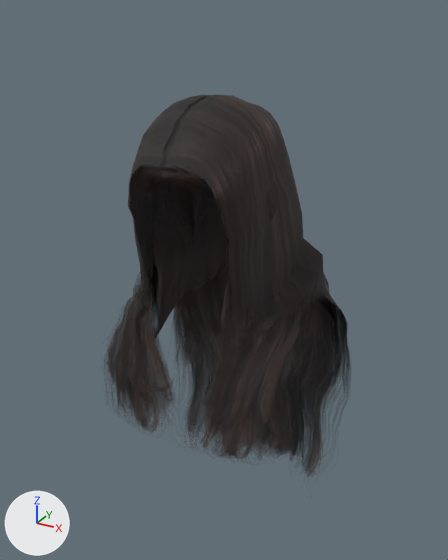
The glTF model app/assets/humans/male/punkduck_alpha7_long.glb: old version first, new version second.
Camera for both pictures: a 50 mm camera at (0.394, -0.74, 1.847) aimed at (-0.011, -0.003, 1.479). The axes (+X, +Y, +Z) are drawn at lower left. The lights are the same throughout. The picture after the commit comes second. Vertices at exactly the same position are counted once.

The scene before the commit, as lines of its bpy script (objects in view):
```python
me_long_alpha7 = bpy.data.meshes.new('long_alpha7')
me_long_alpha7.from_pydata(...)  # 2258 vertices, 3888 faces; spans x -0.184..0.184, y -0.207..0.153, z 1.012..1.751
me_long_alpha7.materials.append(mat_human_punkduck_alpha7_long)  # picture img_long_alpha7
ob_part_punkduck_alpha7_long = bpy.data.objects.new('part_punkduck_alpha7_long', me_long_alpha7)
ob_part_punkduck_alpha7_long.location = (0.0, 0.0, 0.0)
```
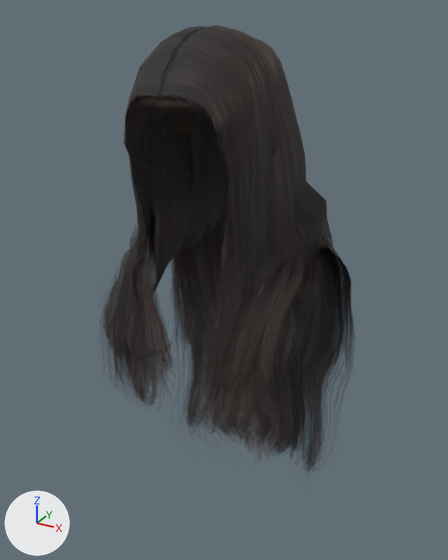
The newer file adds a shape key; the second version is drawn at full value of the shape key 'torso_long' of 'part_punkduck_alpha7_long', and the change is written as the vertex moves it makes.

What the commit changed:
me_long_alpha7 is used by ob_part_punkduck_alpha7_long; location (0.0, 0.0, 0.0).
me_long_alpha7 had 2258 vertices, 3888 faces and spanned x -0.184..0.184, y -0.207..0.153, z 1.012..1.751.
me_long_alpha7 now has 2258 vertices, 3888 faces and spans x -0.184..0.184, y -0.207..0.153, z 1.007..1.829.
me_long_alpha7 part 1: the loose piece of 308 vertices spanning x -0.08..0.08, y -0.173..0.044, z 1.528..1.743 is moved by (0.0, 0.0, 0.078).
me_long_alpha7 part 2: 1842 of 2258 vertices moved; they spanned x -0.184..0.184, y -0.173..0.153, z 1.012..1.751 and now span x -0.184..0.184, y -0.173..0.153, z 1.007..1.829; mean shift (0.0, 0.0, 0.06); largest move (-0.102, 0.021, 1.5) -> (-0.102, 0.021, 1.579).
Other edits to the shape of me_long_alpha7 do not show in these pictures.

Where the change shows, as pixel boxes (x1, y1, x2, y2) in the pictures (448 x 560 px; the box of a moved part takes in the faces that stretch with it):
'part_punkduck_alpha7_long', reshaped (17% taller): before (104, 94, 350, 476); after (101, 25, 354, 472)
part 1 of me_long_alpha7, moved or reshaped: before (135, 101, 202, 199); after (131, 37, 225, 164)
part 2 of me_long_alpha7, moved or reshaped: before (104, 94, 350, 476); after (101, 25, 354, 472)
